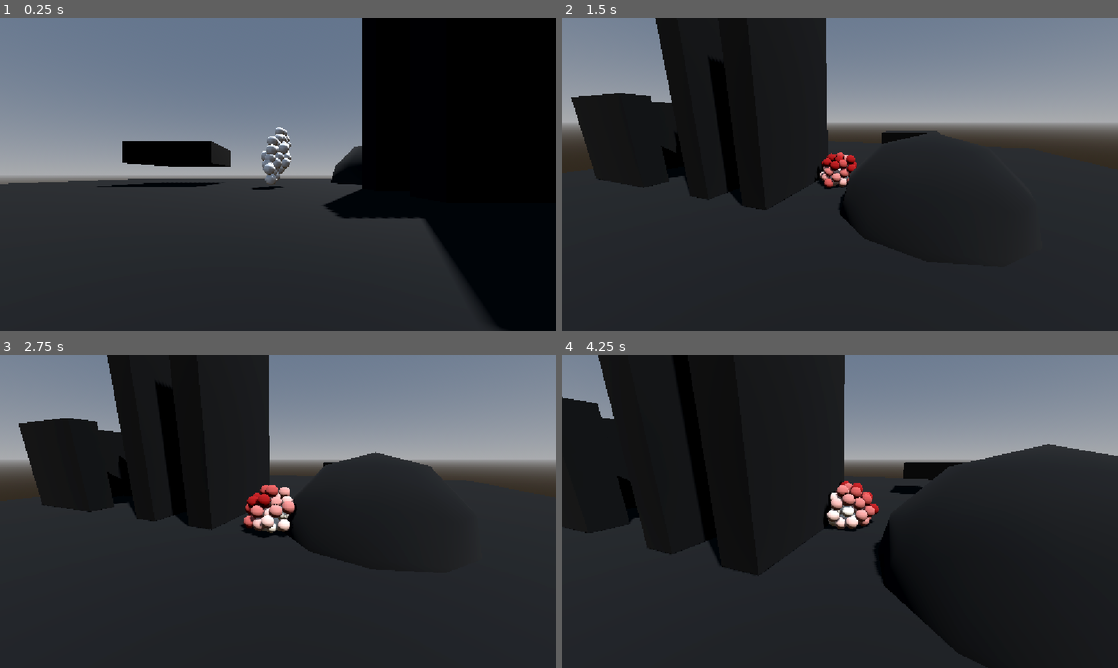
Above: before the commit, frames 1-4 (two rows, left to right).
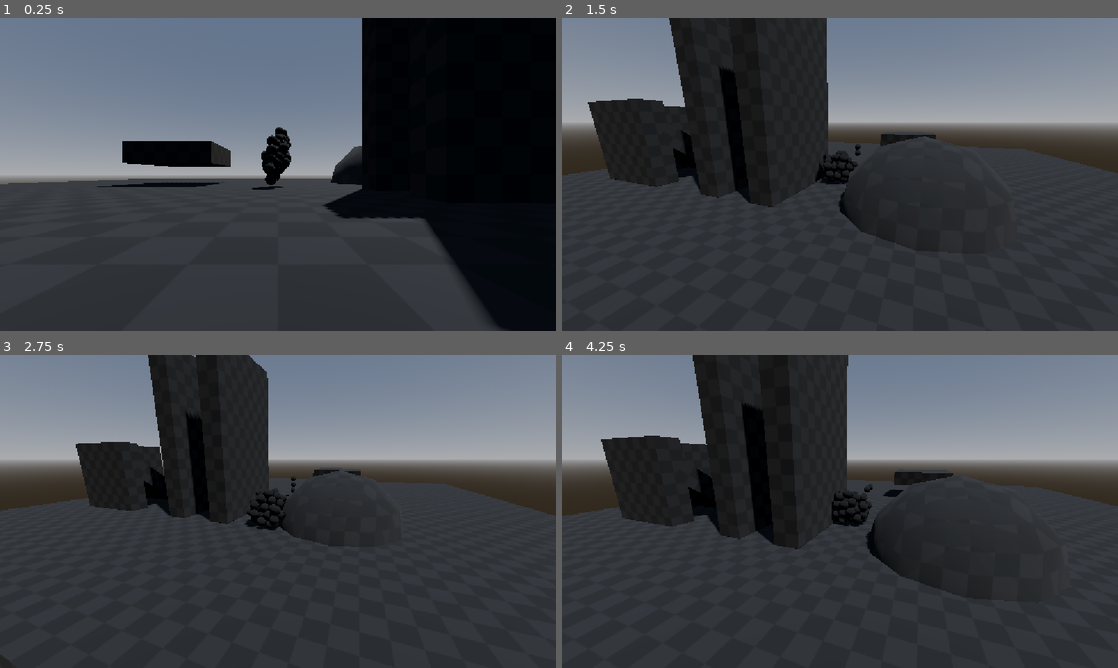
Above: after the commit, the same moments.

Repository: bigdcdog/Speek
Game: Godot game, scene res://scenes/main.tscn
Two runs of this game, one before a commit and one after it. Both use one fixed random seed, a clock stepped at 60 frames per second and the inputs below.
Inputs (mouse positions are in pixels of both pictures, inside the frame that each line leads up to):
- Up to frame 1 (0.25 s): no input
- Up to frame 2 (1.5 s): move the mouse to (962, 158) at 0.52 s; hold D (right) 0.53-1.28 s; hold Right mouse button (drag) 0.53-1.28 s; move the mouse to (728, 190) at 1.27 s; hold S (backward) from 1.28 s (still down); tap Mouse wheel up (zoom_in) at 1.35 s
- Up to frame 3 (2.75 s): move the mouse to (333, 442) at 2.02 s; release S (backward) at 2.03 s; hold D (right) from 2.03 s (still down); tap Mouse wheel down (zoom_out) at 2.1 s
- Up to frame 4 (4.25 s): move the mouse to (812, 574) at 2.77 s; release D (right) at 2.78 s; hold W (forward) 2.78-3.53 s; right-click (812, 574) at 2.85 s; move the mouse to (1006, 558) at 3.52 s; hold A (left) from 3.53 s (still down); tap Mouse wheel up (zoom_in) at 3.6 s

The runs differ from the first frame. In frame 1, 0.7% of the frame differs, in the area x 47-53%, y 34-54%; in frame 2, 4.6%; in frame 3, 13%; in frame 4, 27%, in the area x 0-100%, y 0-100%.

Commit message:
mostly done with visuals
i tried to do meta ball graphics but it made it too laggy so i will stick to just chunks

Diff:
--- /dev/null
+++ b/resources/shaders/chunk.gdshader
@@ -0,0 +1,57 @@
+
+shader_type spatial;
+
+render_mode blend_mix, depth_draw_opaque, cull_back;
+
+uniform vec4 chunk_color : source_color = vec4(1.0, 1.0, 1.0, 1.0);
+
+uniform float transparency : hint_range(0.0, 1.0) = 0.2;
+uniform float roughness_value : hint_range(0.0, 1.0) = 0.08;
+uniform float specular_strength : hint_range(0.0, 1.0) = 1.0;
+
+uniform float rainbow_strength : hint_range(0.0, 2.0) = 0.8;
+uniform float rainbow_scale : hint_range(1.0, 20.0) = 7.0;
+uniform float rainbow_speed = 0.5;
+
+uniform float fresnel_strength : hint_range(0.0, 2.0) = 1.0;
+uniform float fresnel_power : hint_range(0.5, 8.0) = 3.0;
+
+uniform float time_scale = 0.15;
+
+void fragment() {
+    vec3 normal = normalize(NORMAL);
+    vec3 view_dir = normalize(VIEW);
+
+    float facing = clamp(dot(normal, view_dir), 0.0, 1.0);
+    float fresnel = pow(1.0 - facing, fresnel_power);
+
+    // Rainbow variation based on viewing angle.
+    float rainbow_position =
+        (1.0 - facing) * rainbow_scale
+        + TIME * rainbow_speed;
+
+    vec3 rainbow = 0.5 + 0.5 * cos(
+        6.28318 * (
+            rainbow_position / 6.0
+            + vec3(0.0, 0.3333, 0.6667)
+        )
+    );
+
+    // Concentrate the rainbow around the edges.
+    float rainbow_mask = pow(fresnel, 1.5);
+
+    vec3 final_color = mix(
+        chunk_color.rgb,
+        rainbow,
+        rainbow_mask * rainbow_strength
+    );
+
+    ALBEDO = final_color;
+    ALPHA = 1.0 - transparency;
+
+    ROUGHNESS = roughness_value;
+    METALLIC = 0.0;
+    SPECULAR = specular_strength;
+
+    EMISSION = rainbow * rainbow_mask * fresnel_strength * 0.35;
+}
--- a/scenes/chunk.tscn
+++ b/scenes/chunk.tscn
@@ -5,10 +5,11 @@
 [sub_resource type="SphereShape3D" id="SphereShape3D_g4v7s"]
 radius = 0.2
 
-[sub_resource type="StandardMaterial3D" id="StandardMaterial3D_jtw3q"]
+[sub_resource type="StandardMaterial3D" id="StandardMaterial3D_jas4a"]
+albedo_color = Color(0.03137255, 0.03137255, 0.03137255, 1)
 
-[sub_resource type="SphereMesh" id="SphereMesh_g4v7s"]
-material = SubResource("StandardMaterial3D_jtw3q")
+[sub_resource type="SphereMesh" id="SphereMesh_jas4a"]
+material = SubResource("StandardMaterial3D_jas4a")
 radius = 0.2
 height = 0.4
 
@@ -16,10 +17,9 @@
 contact_monitor = true
 max_contacts_reported = 8
 script = ExtResource("1_jas4a")
-strength = 300.0
 
 [node name="collision" type="CollisionShape3D" parent="." unique_id=334336060]
 shape = SubResource("SphereShape3D_g4v7s")
 
-[node name="mesh" type="MeshInstance3D" parent="." unique_id=1814504515]
-mesh = SubResource("SphereMesh_g4v7s")
+[node name="mesh" type="MeshInstance3D" parent="." unique_id=1963228092]
+mesh = SubResource("SphereMesh_jas4a")
--- a/scenes/chunk_manager.tscn
+++ b/scenes/chunk_manager.tscn
@@ -5,12 +5,10 @@
 [ext_resource type="Script" uid="uid://2y8rnp2f3q8o" path="res://scripts/camera_holder.gd" id="2_ixyoq"]
 
 [sub_resource type="SphereShape3D" id="SphereShape3D_yf5fn"]
-radius = 0.4
+radius = 0.2
 
 [node name="chunk_manager" type="Node3D" unique_id=1375283603]
 script = ExtResource("1_0oixa")
-near_colour = Color(0.94509804, 0.92156863, 0.8666667, 1)
-far_colour = Color(0.5568628, 0, 0, 1)
 
 [node name="target" type="CharacterBody3D" parent="." unique_id=1248111874]
 collision_layer = 2
--- a/scenes/environment.tscn
+++ b/scenes/environment.tscn
@@ -3,13 +3,11 @@
 [ext_resource type="Texture2D" uid="uid://b1ls2my73xjd8" path="res://resources/textures/Gray/Prototype_Grid_Gray_05-128x128.png" id="1_bc5iu"]
 
 [sub_resource type="StandardMaterial3D" id="StandardMaterial3D_fm4en"]
-albedo_color = Color(0.03137255, 0.03137255, 0.03137255, 1)
 albedo_texture = ExtResource("1_bc5iu")
 albedo_texture_force_srgb = true
 uv1_triplanar = true
 
 [sub_resource type="StandardMaterial3D" id="StandardMaterial3D_bc5iu"]
-albedo_color = Color(0.03137255, 0.03137255, 0.03137255, 1)
 albedo_texture = ExtResource("1_bc5iu")
 albedo_texture_force_srgb = true
 uv1_triplanar = true
--- a/scenes/main.tscn
+++ b/scenes/main.tscn
@@ -5,7 +5,7 @@
 
 [node name="main" type="Node3D" unique_id=1526849415]
 
-[node name="slime_chunk_manager" parent="." unique_id=1375283603 instance=ExtResource("2_sugp2")]
+[node name="chunk_manager" parent="." unique_id=1375283603 instance=ExtResource("2_sugp2")]
 transform = Transform3D(1, 0, 0, 0, 1, 0, 0, 0, 1, 0, 1, 0)
 
 [node name="environment" parent="." unique_id=74166882 instance=ExtResource("1_0wfyh")]
--- a/scripts/camera_holder.gd
+++ b/scripts/camera_holder.gd
@@ -1,13 +1,12 @@
 extends SpringArm3D
 
-@onready var slime_chunk_manager: Node3D = $".."
 @onready var target: CharacterBody3D = $".."
 
 @export var mouse_sensitivity_drag: float = 0.004
 @export var mouse_sensitivity_zoom: float = 0.04
 @export var mouse_zoom_intensity: float = 2.0
 @export var min_zoom: float = 1.0
-@export var max_zoom: float = 7.0
+@export var max_zoom: float = 10.0
 
 var dragging: bool = false
 var zoom_distance_target: float = 10.0
--- a/scripts/chunk.gd
+++ b/scripts/chunk.gd
@@ -1,18 +1,18 @@
 extends RigidBody3D
 
+@onready var collision: CollisionShape3D = $collision
 @onready var mesh: MeshInstance3D = $mesh
-@onready var collision: CollisionShape3D = $collision
-
-@export_category("chunk_physics")
+
+@export_category("chunk physics")
 
 @export_group("chunk movement")
-@export var max_distance := 5.0
-@export var strength := 100.0
+@export var max_distance := 2.0
+@export var strength := 200.0
 @export var max_speed := 10.0
 
 @export_group("chunk integrity")
 @export var integrity_loss := 1
-@export var integrity_gain := 10
+@export var integrity_gain := 5
 
 @export_group("chunk connection")
 @export var reach_scale := 1.0
@@ -33,9 +33,6 @@
 @export var adhesion_strength := 20.0
 @export var surface_damping := 8.0
 
-var material := StandardMaterial3D.new()
-var colour := Color.WHITE
-
 var radius := 0.0
 
 var integrity := 0
@@ -67,7 +64,7 @@
 var target_distance := 0.0
 
 var surface_normal := Vector3.ZERO
-var timer := 0.0
+var colour_timer := 0.0
 
 func link_to(other, rest_length: float) -> void:
 	links.append(other)
@@ -183,8 +180,7 @@
 		return
 	var hold: float = hold_distance()
 	var multiplier: float = pow(clampf((target_distance - hold) / maxf(max_distance - hold, 0.001), 0.0, 1.0), 0.5)
-	var held: float = clampf(
-		float(integrity) / maxf(float(integrity_gain), 0.001), 0.0, 1.0)
+	var held: float = clampf(float(integrity) / maxf(float(integrity_gain), 0.001), 0.0, 1.0)
 	state.apply_central_force(target_direction * multiplier * held * strength * chunk_scale)
 
 func far(state: PhysicsDirectBodyState3D) -> void:
@@ -211,19 +207,6 @@
 	links.clear()
 	rests.clear()
 	gains.clear()
-
-func _ready() -> void:
-	material = material.duplicate()
-	mesh.material_override = material
-
-	material.albedo_color = colour
-
-func _physics_process(delta: float) -> void:
-	timer += delta
-
-	if timer > 1.0:
-		material.albedo_color = colour
-		timer = 0.0
 
 func _integrate_forces(state: PhysicsDirectBodyState3D) -> void:
 	capture_contacts(state)
--- a/scripts/chunk_manager.gd
+++ b/scripts/chunk_manager.gd
@@ -16,12 +16,11 @@
 @export var chunk_mid_size := 10
 
 @export_group("chunk visuals")
-@export var near_colour := Color.hex(0xf1ecddff)
-@export var far_colour := Color.hex(0x8b0000ff)
 @export var chunk_radius = 0.2
 
 @export_group("chunk links")
 @export var max_connections := 5
+@export var rest_length_distance := 0.0
 @export var link_create_multiplier := 3.0
 @export var link_break_multiplier := 3.0
 @export var topology_interval := 0.2
@@ -73,7 +72,7 @@
 			continue
 		if connections[b] >= max_connections:
 			continue
-		var rest_length: float = a.radius + b.radius
+		var rest_length: float = a.radius + b.radius + rest_length_distance
 		a.link_to(b, rest_length)
 		connections[a] += 1
 		connections[b] += 1
@@ -112,19 +111,16 @@
 			var target_chunk = chunks[target_index]
 			chunk.target_direction = chunk.global_position.direction_to(target_chunk.global_position)
 			chunk.target_distance = chunk.global_position.distance_to(target_chunk.global_position)
-			chunk.colour = far_colour
 			chunk.group = chunk.Group.FAR
 		elif chunk_num >= near_end:
 			var target_index: int = int(float(chunk_num) / float(chunk_mid_size))
 			var target_chunk = chunks[target_index]
 			chunk.target_direction = chunk.global_position.direction_to(target_chunk.global_position)
 			chunk.target_distance = chunk.global_position.distance_to(target_chunk.global_position)
-			chunk.colour = near_colour.lerp(far_colour,clampf(float(chunk_num) / maxf(float(chunks.size() - 1), 1.0), 0.0, 1.0))
 			chunk.group = chunk.Group.MID
 		else:
 			chunk.target_direction = chunk.global_position.direction_to(target.global_position)
 			chunk.target_distance = chunk.global_position.distance_to(target.global_position)
-			chunk.colour = near_colour
 			chunk.group = chunk.Group.NEAR
 		chunk.pick_base()
 
@@ -140,6 +136,7 @@
 
 	if topology_timer >= topology_interval:
 		topology_timer = 0.0
+		spawn_chunk(0)
 		update_mesh()
 
 	assign_targets()
--- /dev/null
+++ b/scripts/mesh_manager.gd
@@ -0,0 +1,241 @@
+extends Node3D
+
+const CORNER_OFFSETS = [Vector3i(0, 0, 0), Vector3i(1, 0, 0), Vector3i(1, 1, 0), Vector3i(0, 1, 0), Vector3i(0, 0, 1), Vector3i(1, 0, 1), Vector3i(1, 1, 1), Vector3i(0, 1, 1)]
+const TETRAHEDRA_A = [[0, 5, 1, 6], [0, 1, 2, 6], [0, 2, 3, 6], [0, 3, 7, 6], [0, 7, 4, 6], [0, 4, 5, 6]]
+const TETRAHEDRA_B = [[1, 4, 0, 7], [1, 0, 3, 7], [1, 3, 2, 7], [1, 2, 6, 7], [1, 6, 5, 7], [1, 5, 4, 7]]
+
+@onready var chunk_manager: Node3D = $".."
+@onready var camera_holder: SpringArm3D = $"../target/camera_holder"
+@onready var camera: Camera3D = $"../target/camera_holder/camera"
+@onready var meta_mesh: MeshInstance3D = $mesh
+
+@export_category("chunk visuals")
+
+@export_group("Grid")
+@export_range(0.05, 2.0, 0.05) var spacing := 0.5
+@export_range(1.0, 100.0, 0.5) var x_length := 10.0
+@export_range(1.0, 100.0, 0.5) var y_length := 10.0
+@export_range(1.0, 100.0, 0.5) var z_length := 10.0
+
+@export_group("Metaball")
+@export_range(0.01, 100.0, 0.01) var meta_ball_density := 2.5
+
+@export_range(0.01, 10.0, 0.01) var radius := 0.2
+
+@export_group("Performance")
+@export_range(0.01, 2.0, 0.01) var timer_interval := 0.1
+@export_range(1000, 1000000, 1000) var max_grid_points := 250000
+
+var vertices: PackedVector3Array = PackedVector3Array()
+var indices: PackedInt32Array = PackedInt32Array()
+var normals: PackedVector3Array = PackedVector3Array()
+var vertex_keys: Array[int] = []
+
+var timer := 0.0
+const EPSILON := 0.000001
+
+@export var mesh_lerp_speed := 12.0
+var target_mesh_position := Vector3.ZERO
+
+func get_density(point: Vector3, chunk_positions: PackedVector3Array) -> float:
+	var density := 0.0
+	var radius_squared := radius * radius
+
+	for chunk_position in chunk_positions:
+		var distance_squared := maxf(point.distance_squared_to(chunk_position), EPSILON)
+		density += radius_squared / distance_squared
+	return density
+
+func get_density_normal(point: Vector3, chunk_positions: PackedVector3Array) -> Vector3:
+	var normal := Vector3.ZERO
+	var radius_squared := radius * radius
+
+	for chunk_position in chunk_positions:
+		var offset := point - chunk_position
+		var distance_squared := maxf(offset.length_squared(), EPSILON)
+		normal += offset * (radius_squared / (distance_squared * distance_squared))
+	if normal.length_squared() < EPSILON:
+		return Vector3.UP
+	return normal.normalized()
+
+func get_grid_index(x: int, y: int, z: int, points_x: int, points_y: int) -> int:
+	return x + points_x * (y + points_y * z)
+
+func generate_density_grid(grid_origin: Vector3, cells_x: int, cells_y: int, cells_z: int, chunk_positions: PackedVector3Array) -> PackedFloat32Array:
+	var points_x := cells_x + 1
+	var points_y := cells_y + 1
+	var points_z := cells_z + 1
+	var total_points := points_x * points_y * points_z
+	var density_grid := PackedFloat32Array()
+
+	density_grid.resize(total_points)
+	for z in range(points_z):
+		for y in range(points_y):
+			for x in range(points_x):
+				var point := grid_origin + Vector3(x * spacing, y * spacing, z * spacing)
+				var index := get_grid_index(x, y, z, points_x, points_y)
+				density_grid[index] = get_density(point, chunk_positions)
+	return density_grid
+
+func get_edge_vertex(local_a: int, local_b: int, tetra_ids: Array[int], tetra_values: Array[float], tetra_positions: Array[Vector3], total_grid_points: int, chunk_positions: PackedVector3Array, edge_cache: Dictionary) -> int:
+	var id_a := tetra_ids[local_a]
+	var id_b := tetra_ids[local_b]
+	var cache_key := mini(id_a, id_b) * total_grid_points + maxi(id_a, id_b)
+	if edge_cache.has(cache_key):
+		return edge_cache[cache_key]
+	var value_a := tetra_values[local_a]
+	var value_b := tetra_values[local_b]
+	var denominator := value_b - value_a
+	var interpolation := 0.5
+	if absf(denominator) > EPSILON:
+		interpolation = clampf((meta_ball_density - value_a) / denominator, 0.0, 1.0)
+	var world_position := tetra_positions[local_a].lerp(tetra_positions[local_b], interpolation)
+	var local_position := world_position - meta_mesh.global_position
+	var world_normal := get_density_normal(world_position, chunk_positions)
+	var local_normal := (meta_mesh.global_transform.basis.transposed() * world_normal).normalized()
+	var vertex_index := vertices.size()
+	vertices.append(local_position)
+	normals.append(local_normal)
+	edge_cache[cache_key] = vertex_index
+	return vertex_index
+
+func add_triangle(a: int, b: int, c: int) -> void:
+	var face_normal := (vertices[b] - vertices[a]).cross(vertices[c] - vertices[a])
+	if face_normal.length_squared() < EPSILON:
+		return
+	var outward_normal := (normals[a] + normals[b] + normals[c]).normalized()
+	if face_normal.dot(outward_normal) > 0.0:
+		var temporary := b
+		b = c
+		c = temporary
+	indices.append(a)
+	indices.append(b)
+	indices.append(c)
+
+func polygonise_tetrahedron(tetra_ids: Array[int], tetra_values: Array[float], tetra_positions: Array[Vector3], total_grid_points: int, chunk_positions: PackedVector3Array, edge_cache: Dictionary) -> void:
+	var inside: Array[int] = []
+	var outside: Array[int] = []
+	for i in range(4):
+		if tetra_values[i] >= meta_ball_density:
+			inside.append(i)
+		else:
+			outside.append(i)
+	if inside.is_empty() or outside.is_empty():
+		return
+	if inside.size() == 1:
+		var a := get_edge_vertex(inside[0], outside[0], tetra_ids, tetra_values, tetra_positions, total_grid_points, chunk_positions, edge_cache)
+		var b := get_edge_vertex(inside[0], outside[1], tetra_ids, tetra_values, tetra_positions, total_grid_points, chunk_positions, edge_cache)
+		var c := get_edge_vertex(inside[0], outside[2], tetra_ids, tetra_values, tetra_positions, total_grid_points, chunk_positions, edge_cache)
+		add_triangle(a, b, c)
+		return
+	if inside.size() == 3:
+		var a := get_edge_vertex(outside[0], inside[0], tetra_ids, tetra_values, tetra_positions, total_grid_points, chunk_positions, edge_cache)
+		var b := get_edge_vertex(outside[0], inside[1], tetra_ids, tetra_values, tetra_positions, total_grid_points, chunk_positions, edge_cache)
+		var c := get_edge_vertex(outside[0], inside[2], tetra_ids, tetra_values, tetra_positions, total_grid_points, chunk_positions, edge_cache)
+		add_triangle(a, b, c)
+		return
+	if inside.size() == 2:
+		var p00 := get_edge_vertex(inside[0], outside[0], tetra_ids, tetra_values, tetra_positions, total_grid_points, chunk_positions, edge_cache)
+		var p01 := get_edge_vertex(inside[0], outside[1], tetra_ids, tetra_values, tetra_positions, total_grid_points, chunk_positions, edge_cache)
+		var p10 := get_edge_vertex(inside[1], outside[0], tetra_ids, tetra_values, tetra_positions, total_grid_points, chunk_positions, edge_cache)
+		var p11 := get_edge_vertex(inside[1], outside[1], tetra_ids, tetra_values, tetra_positions, total_grid_points, chunk_positions, edge_cache)
+		add_triangle(p00, p01, p11)
+		add_triangle(p00, p11, p10)
+
+func polygonise_grid(grid_origin: Vector3, cells_x: int, cells_y: int, cells_z: int, density_grid: PackedFloat32Array, chunk_positions: PackedVector3Array) -> void:
+	var points_x := cells_x + 1
+	var points_y := cells_y + 1
+	var total_grid_points := density_grid.size()
+	var edge_cache: Dictionary = {}
+	for z in range(cells_z):
+		for y in range(cells_y):
+			for x in range(cells_x):
+				var corner_ids: Array[int] = []
+				var corner_values: Array[float] = []
+				var corner_positions: Array[Vector3] = []
+				var has_inside := false
+				var has_outside := false
+				for offset in CORNER_OFFSETS:
+					var gx: int = x + offset.x
+					var gy: int = y + offset.y
+					var gz: int = z + offset.z
+					var grid_id := get_grid_index(gx, gy, gz, points_x, points_y)
+					var density := density_grid[grid_id]
+					corner_ids.append(grid_id)
+					corner_values.append(density)
+					corner_positions.append(grid_origin + Vector3(gx * spacing, gy * spacing, gz * spacing))
+					if density >= meta_ball_density:
+						has_inside = true
+					else:
+						has_outside = true
+				if not has_inside or not has_outside:
+					continue
+				var tetrahedra = TETRAHEDRA_A if x % 2 == 0 else TETRAHEDRA_B
+				for tetra in tetrahedra:
+					var tetra_ids: Array[int] = [corner_ids[tetra[0]], corner_ids[tetra[1]], corner_ids[tetra[2]], corner_ids[tetra[3]]]
+					var tetra_values: Array[float] = [corner_values[tetra[0]], corner_values[tetra[1]], corner_values[tetra[2]], corner_values[tetra[3]]]
+					var tetra_positions: Array[Vector3] = [corner_positions[tetra[0]], corner_positions[tetra[1]], corner_positions[tetra[2]], corner_positions[tetra[3]]]
+					polygonise_tetrahedron(tetra_ids, tetra_values, tetra_positions, total_grid_points, chunk_positions, edge_cache)
+
+func apply_mesh() -> void:
+	if vertices.is_empty() or indices.is_empty():
+		meta_mesh.mesh = null
+		return
+	if vertices.size() != normals.size():
+		push_error("Metaball mesh: vertex and normal counts differ.")
+		meta_mesh.mesh = null
+		return
+	if indices.size() % 3 != 0:
+		push_error("Metaball mesh: index count is not divisible by 3.")
+		meta_mesh.mesh = null
+		return
+	var mesh := ArrayMesh.new()
+	var arrays: Array = []
+	arrays.resize(Mesh.ARRAY_MAX)
+	arrays[Mesh.ARRAY_VERTEX] = vertices
+	arrays[Mesh.ARRAY_INDEX] = indices
+	arrays[Mesh.ARRAY_NORMAL] = normals
+	mesh.add_surface_from_arrays(Mesh.PRIMITIVE_TRIANGLES, arrays)
+	if mesh.get_surface_count() > 0:
+		meta_mesh.mesh = mesh
+	else:
+		meta_mesh.mesh = null
+
+func rebuild_mesh(central_position: Vector3, chunk_positions: PackedVector3Array) -> void:
+	vertices.clear()
+	indices.clear()
+	normals.clear()
+	vertex_keys.clear()
+	if chunk_positions.is_empty():
+		meta_mesh.mesh = null
+		return
+	if spacing <= 0.0 or radius <= 0.0:
+		push_warning("Metaball mesh: spacing and radius must be positive.")
+		return
+	var cells_x := int(ceil(x_length / spacing))
+	var cells_y := int(ceil(y_length / spacing))
+	var cells_z := int(ceil(z_length / spacing))
+	var grid_origin := central_position - Vector3(x_length / 2.0, y_length / 2.0, z_length / 2.0)
+	var total_grid_points := (cells_x + 1) * (cells_y + 1) * (cells_z + 1)
+	if total_grid_points > max_grid_points:
+		push_warning("Metaball grid exceeds max_grid_points. Increase spacing or the limit.")
+		return
+	var density_grid := generate_density_grid(grid_origin, cells_x, cells_y, cells_z, chunk_positions)
+	polygonise_grid(grid_origin, cells_x, cells_y, cells_z, density_grid, chunk_positions)
+	apply_mesh()
+
+func _physics_process(delta: float) -> void:
+	timer += delta
+	if timer < timer_interval:
+		return
+	timer = 0.0
+	var chunk_positions := PackedVector3Array()
+	var chunk_average_position := Vector3.ZERO
+	for chunk in chunk_manager.chunks:
+		if is_instance_valid(chunk) and chunk is Node3D:
+			chunk_positions.append(chunk.global_position)
+			chunk_average_position += chunk.global_position
+	chunk_average_position = chunk_average_position / chunk_positions.size()
+	target_mesh_position = chunk_average_position
+	meta_mesh.global_position = meta_mesh.global_position.lerp(target_mesh_position, 1.0 - exp(-mesh_lerp_speed * delta))
+	rebuild_mesh(chunk_average_position, chunk_positions)
Not shown, added: resources/shaders/chunk.gdshader.uid
Not shown, added: scripts/mesh_manager.gd.uid
Not shown, added: scenes/chunk.tscn8080716952.tmp
